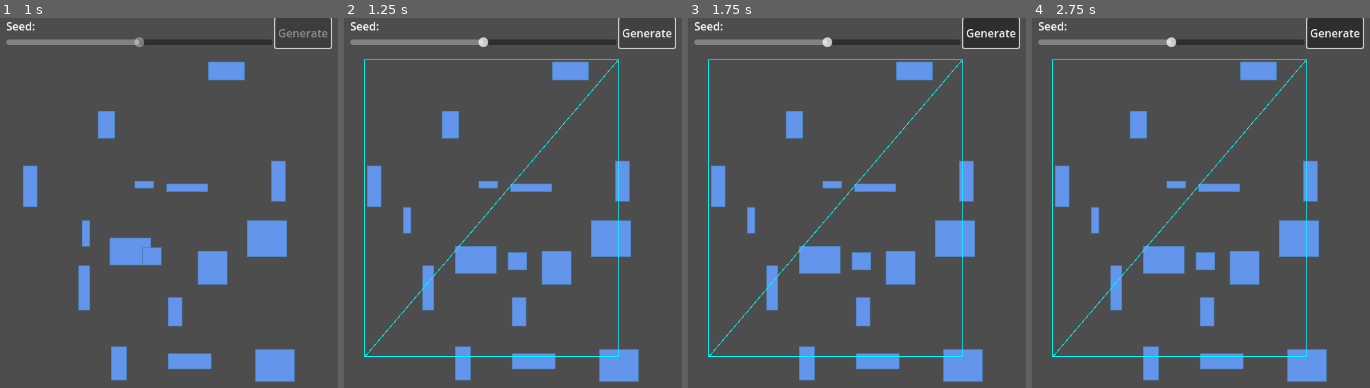
Above: before the commit, frames 1-4 (left to right).
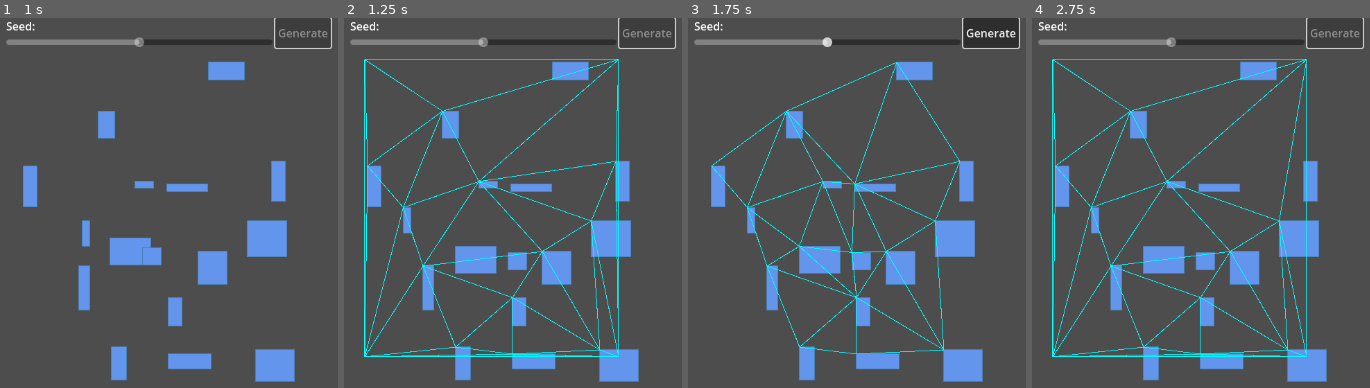
Above: after the commit, the same moments.

Repository: ObsidianBlk/tower_gwj73
Game: Godot game, scene res://scenes/map_gen_viewer/map_gen_viewer.tscn
Same seed, same stepped clock (60 frames per second), same inputs: the game is played once before the commit and once after it. This scene is started directly instead of the project's main scene.
Inputs (mouse positions are in pixels of both pictures, inside the frame that each line leads up to):
- Up to frame 1 (1 s): click "Generate" at 0.5 s
- Up to frame 2 (1.25 s): no input
- Up to frame 3 (1.75 s): move the mouse to (outside the picture) at 1.27 s; hold D (move_right) from 1.28 s (still down); tap X (look_down) at 1.35 s
- Up to frame 4 (2.75 s): tap Enter at 2 s; move the mouse to (1042, 265) at 2.02 s; release D (move_right) at 2.03 s; hold S (move_back) from 2.03 s (still down); tap Q (look_left) at 2.1 s

Frame 1 is identical in both runs. In frame 2, 4.1% of the frame differs, in the area x 6-98%, y 2-92%; in frame 3, 3.9%; in frame 4, 3.8%.

Commit message:
Delaunay Triangulation now working properly!

Diff:
--- a/scripts/delauny/d_line.gd
+++ b/scripts/delauny/d_line.gd
@@ -107,6 +107,9 @@
 func is_connected_to(b : DLine) -> bool:
 	return to.is_equal_approx(b.from)
 
+func connects_to(b : DLine) -> bool:
+	return is_connected_from(b) or is_connected_to(b)
+
 func as_string() -> String:
 	return "|%v - %v|"%[from, to]
 
--- a/scripts/delauny/d_triangle.gd
+++ b/scripts/delauny/d_triangle.gd
@@ -27,6 +27,9 @@
 var _nv0v1 : WeakRef = weakref(null)
 var _nv1v2 : WeakRef = weakref(null)
 var _nv2v0 : WeakRef = weakref(null)
+
+# MetaData
+var _meta : Dictionary = {}
 
 # ------------------------------------------------------------------------------
 # Onready Variables
@@ -86,9 +89,9 @@
 	var dx : float = (vmax.x - vmin.x)
 	var dy : float = (vmax.y - vmin.y)
 
-	var v0 : Vector2 = Vector2(vmin.x - dx, vmin.y - dy * 3)
+	var v0 : Vector2 = Vector2(vmin.x - dx, vmin.y - dy)
 	var v1 : Vector2 = Vector2(vmin.x - dx, vmax.y + dy)
-	var v2 : Vector2 = Vector2(vmax.x + dx * 3, vmax.y + dy)
+	var v2 : Vector2 = Vector2(vmax.x + dx, vmax.y + dy)
 
 	return DTriangle.new(v0, v1, v2)
 
@@ -123,23 +126,27 @@
 			return DLine.new(v2, v0)
 	return null
 
-
-func do_edges_match(t : DTriangle, edge : Edge) -> bool:
+func does_edge_match(line : DLine, edge : Edge) -> bool:
+	var l : DLine = get_edge(edge)
+	return l.is_equal_approx(line)
+
+func is_edge_shared(t : DTriangle, edge : Edge) -> bool:
 	if t == null: return false
 	var line : DLine = get_edge(edge)
-	var tline : DLine = t.get_edge(edge)
-	return line.is_equal_approx(tline)
+	return t.does_edge_match(line, Edge.V0V1) or \
+		t.does_edge_match(line, Edge.V1V2) or \
+		t.does_edge_match(line, Edge.V2V0)
 
 func find_neighboring_edge(t : DTriangle) -> Edge:
-	if do_edges_match(t, Edge.V0V1):
+	if is_edge_shared(t, Edge.V0V1):
 		return Edge.V0V1
-	if do_edges_match(t, Edge.V1V2):
+	if is_edge_shared(t, Edge.V1V2):
 		return Edge.V1V2
-	if do_edges_match(t, Edge.V2V0):
+	if is_edge_shared(t, Edge.V2V0):
 		return Edge.V2V0
 	return Edge.NONE
 
-func get_neighbor(edge : Edge) -> DTriangle:
+func get_neighbor_triangle(edge : Edge) -> DTriangle:
 	match edge:
 		Edge.V0V1:
 			return _nv0v1.get_ref()
@@ -148,6 +155,16 @@
 		Edge.V2V0:
 			return _nv2v0.get_ref()
 	return null
+
+func has_neighbor(edge : Edge) -> bool:
+	match edge:
+		Edge.V0V1:
+			return _nv0v1.get_ref() != null
+		Edge.V1V2:
+			return _nv1v2.get_ref() != null
+		Edge.V2V0:
+			return _nv2v0.get_ref() != null
+	return false
 
 func store_if_neighbor(t : DTriangle, reciprical : bool = false) -> int:
 	var edge : Edge = find_neighboring_edge(t)
@@ -171,6 +188,21 @@
 func any_shared_vertex(tri : DTriangle) -> bool:
 	return point_matches_vertex(tri.v0) or point_matches_vertex(tri.v1) or point_matches_vertex(tri.v2)
 
+func set_metadata(key : StringName, value : Variant) -> void:
+	_meta[key] = value
+
+func get_metadata(key : StringName, default : Variant = null) -> Variant:
+	if key in _meta:
+		return _meta[key]
+	return default
+
+func clear_metadata(key : StringName) -> void:
+	if key in _meta:
+		_meta.erase(key)
+
+func has_metadata(key : StringName) -> bool:
+	return key in _meta
+
 func as_string() -> String:
 	return "V0: %v\nV1: %v\nV2: %v\n\n"%[v0, v1, v2]
 
--- a/scripts/delauny/delaunay.gd
+++ b/scripts/delauny/delaunay.gd
@@ -10,6 +10,7 @@
 # ------------------------------------------------------------------------------
 var _edges : Array[DLine] = []
 var _tris : Array[DTriangle] = []
+var _bounding_points : Array[Vector2] = []
 
 # ------------------------------------------------------------------------------
 # Onready Variables
@@ -43,17 +44,47 @@
 
 	for tri : DTriangle in tris:
 		if tri.is_point_in_circum_circle(v):
+			tri.set_metadata(&"bad", true)
 			bad.append(tri)
 
+	if bad.size() <= 0:
+		return tris
+
+	var boundry : Array = []
 	var t : DTriangle = bad[0]
 	var e : DTriangle.Edge = DTriangle.Edge.V0V1
-	#while t != null:
-	#	pass
-
-	#print("Out: ", tris.size(), "\n\n")
+	# Scan for all of the boundry edges
+	while t != null:
+		var t_op : DTriangle = t.get_neighbor_triangle(e)
+		if t_op == null or bad.find(t_op) < 0:
+			boundry.append({"edge": t.get_edge(e), "tri": t_op})
+			e = DTriangle.Next_Edge(e)
+
+			if boundry[0].edge.is_connected_from(boundry[-1].edge):
+				t = null
+		else:
+			var ne : DTriangle.Edge = t_op.find_neighboring_edge(t)
+			e = DTriangle.Next_Edge(ne)
+			t = t_op
+
+	# Remove the bad triangles
+	tris = tris.filter(func(item : DTriangle):
+		return not item.has_metadata(&"bad")
+	)
+
+	var tnew : Array[DTriangle] = []
+	for item : Dictionary in boundry:
+		var tri : DTriangle = DTriangle.new(v, item.edge.from, item.edge.to)
+		tris.append(tri)
+		if item.tri != null:
+			tri.store_if_neighbor(item.tri, true)
+		for ltri : DTriangle in tnew:
+			ltri.store_if_neighbor(tri, true)
+		tnew.append(tri)
+
 	return tris
 
-func _GenInitialTriangles(points : Array[Vector2]) -> Array[DTriangle]:
+func _CalculatePointListBounds(points : Array[Vector2], buff_size : float = 0.0) -> Rect2:
 	var vmin : Vector2 = Vector2.INF
 	var vmax : Vector2 = -Vector2.INF
 
@@ -63,20 +94,33 @@
 		vmax.x = max(vmax.x, point.x)
 		vmax.y = max(vmax.y, point.y)
 
-	vmin -= Vector2(4.0, 4.0)
-	vmax += Vector2(4.0, 4.0)
-
+	vmin -= Vector2(buff_size, buff_size)
+	vmax += Vector2(buff_size, buff_size)
+
+	return Rect2(vmin, vmax - vmin)
+
+
+func _GenInitialTriangles(region : Rect2) -> Array[DTriangle]:
+	var vmin : Vector2 = region.position
+	var vmax : Vector2 = region.position + region.size
+
+	_bounding_points = [
+		Vector2(vmax.x, vmin.y),
+		Vector2(vmin.x, vmin.y),
+		Vector2(vmin.x, vmax.y),
+		Vector2(vmax.x, vmax.y)
+	]
 	var tris : Array[DTriangle] = []
 	tris.append(DTriangle.new(
-		Vector2(vmax.x, vmin.y),
-		Vector2(vmin.x, vmin.y),
-		Vector2(vmin.x, vmax.y)
+		_bounding_points[0],
+		_bounding_points[1],
+		_bounding_points[2]
 	))
 
 	tris.append(DTriangle.new(
-		Vector2(vmin.x, vmax.y),
-		Vector2(vmax.x, vmax.y),
-		Vector2(vmax.x, vmin.y)
+		_bounding_points[2],
+		_bounding_points[3],
+		_bounding_points[0]
 	))
 
 	tris[0].store_if_neighbor(tris[1], true)
@@ -86,12 +130,26 @@
 # ------------------------------------------------------------------------------
 # Public Methods
 # ------------------------------------------------------------------------------
+func clear() -> void:
+	_bounding_points.clear()
+	_edges.clear()
+	_tris.clear()
+
 func generate(points : Array[Vector2]) -> void:
-	var tris : Array[DTriangle] = _GenInitialTriangles(points)
+	clear()
+	var region : Rect2 = _CalculatePointListBounds(points, 4.0)
+	var tris : Array[DTriangle] = _GenInitialTriangles(region)
 
 	for point : Vector2 in points:
 		tris = _AddPoint(point, tris)
-	_tris = tris
+
+	# Only keep the triangles that don't share a vertex with the initial bounding box.
+	_tris = tris.filter(func(item : DTriangle):
+		return not (item.point_matches_vertex(_bounding_points[0]) or \
+			item.point_matches_vertex(_bounding_points[1]) or \
+			item.point_matches_vertex(_bounding_points[2]) or \
+			item.point_matches_vertex(_bounding_points[3]))
+	)
 
 	_edges.clear()
 	for tri : DTriangle in _tris:
@@ -103,6 +161,29 @@
 	#	return not tri.is_equal_approx(super_tri)
 	#)
 
+func start_generate(points : Array[Vector2]) -> void:
+	clear()
+	var region : Rect2 = _CalculatePointListBounds(points, 4.0)
+	_tris = _GenInitialTriangles(region)
+	#_tris = [
+		#DTriangle.Create_Containing_Triangle(points)
+	#]
+
+func end_generation() -> void:
+	if _tris.size() > 0 and _bounding_points.size() > 0:
+		# Only keep the triangles that don't share a vertex with the initial bounding box.
+		_tris = _tris.filter(func(item : DTriangle):
+			return not (item.point_matches_vertex(_bounding_points[0]) or \
+				item.point_matches_vertex(_bounding_points[1]) or \
+				item.point_matches_vertex(_bounding_points[2]) or \
+				item.point_matches_vertex(_bounding_points[3]))
+		)
+
+func add_point(point : Vector2) -> int:
+	if _tris.size() <= 0: return ERR_DOES_NOT_EXIST
+	_tris = _AddPoint(point, _tris)
+	return OK
+
 func get_edge_count() -> int:
 	return _edges.size()
 
--- a/scripts/resources/tower_map.gd
+++ b/scripts/resources/tower_map.gd
@@ -24,6 +24,8 @@
 const GEN_FIELD_ROOM_COUNT : StringName = &"RoomCount"
 const GEN_FIELD_PUSH_ROOMS : StringName = &"PushRooms"
 const GEN_FIELD_CALC_DEL : StringName = &"CalcDel"
+const GEN_FIELD_ROOM_LOC : StringName = &"RoomLoc"
+const GEN_FIELD_ROOM_LOC_INDEX : StringName = &"RoomLocIndex"
 
 # ------------------------------------------------------------------------------
 # Export Variables
@@ -119,6 +121,18 @@
 		plist.append(r.position)
 	return plist
 
+func _CalculateContainingRect(points : Array[Vector2]) -> Rect2:
+	var vmin : Vector2 = Vector2.INF
+	var vmax : Vector2 = -Vector2.INF
+
+	for point : Vector2 in points:
+		vmin.x = min(vmin.x, point.x)
+		vmin.y = min(vmin.y, point.y)
+		vmax.x = max(vmax.x, point.x)
+		vmax.y = max(vmax.y, point.y)
+
+	return Rect2(vmin, vmax - vmin)
+
 
 # ------------------------------------------------------------------------------
 # Public Methods
@@ -159,9 +173,21 @@
 		return ERR_BUSY
 
 	elif GEN_FIELD_CALC_DEL in _gendata:
-		_delaunay = Delaunay.new()
-		_delaunay.generate(_GetRoomLocations())
-		_gendata.erase(GEN_FIELD_CALC_DEL)
+		if _delaunay == null:
+			_delaunay = Delaunay.new()
+			_gendata[GEN_FIELD_ROOM_LOC] = _GetRoomLocations()
+			_gendata[GEN_FIELD_ROOM_LOC_INDEX] = 0
+			_delaunay.start_generate(_gendata[GEN_FIELD_ROOM_LOC])
+		var idx : int = _gendata[GEN_FIELD_ROOM_LOC_INDEX]
+		if idx < _gendata[GEN_FIELD_ROOM_LOC].size():
+			_delaunay.add_point(_gendata[GEN_FIELD_ROOM_LOC][idx])
+			_gendata[GEN_FIELD_ROOM_LOC_INDEX] = idx + 1
+		else:
+			_delaunay.end_generation()
+			_gendata.erase(GEN_FIELD_CALC_DEL)
+			_gendata.erase(GEN_FIELD_ROOM_LOC)
+			_gendata.erase(GEN_FIELD_ROOM_LOC_INDEX)
+		#_delaunay.generate(_GetRoomLocations())
 		generation_step_completed.emit(ERR_BUSY)
 		return ERR_BUSY
 
Not shown, changed: assets/models/environment/environment.meshlib
